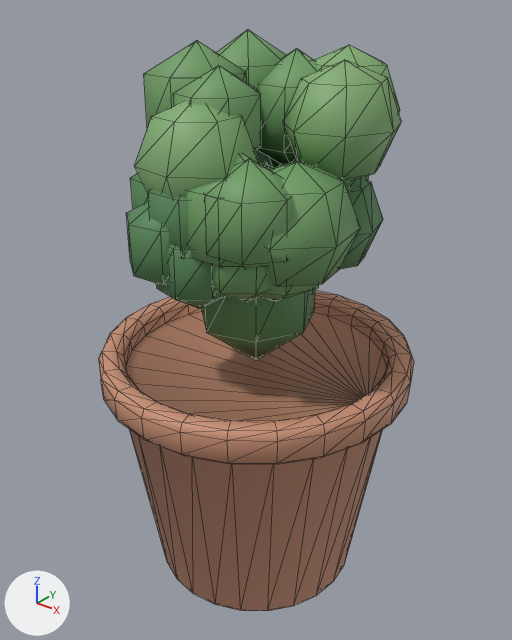
A saved change to the Blender file projects/rubber-duck-pool/assets/02_models/props/potshrub/potshrub.blend.
Both versions are drawn from a 50 mm lens placed at (0.416, -0.521, 0.63), pointed at (-0.003, 0.004, 0.305). Arrows for +X, +Y and +Z are at lower left; the lights stay in place. The first picture is the older version. Mesh edges are drawn as thin lines.

The scene before the commit, as lines of its bpy script (objects in view):
```python
ob_foliage___deep = bpy.data.objects.new('Foliage | deep', me_foliage___deep_002)
ob_foliage___deep.location = (0.0, 0.0, 0.0)
ob_foliage___fresh = bpy.data.objects.new('Foliage | fresh', me_foliage___fresh_002)
ob_foliage___fresh.location = (0.0, 0.0, 0.0)
ob_foliage___garden = bpy.data.objects.new('Foliage | garden', me_foliage___garden_002)
ob_foliage___garden.location = (0.0, 0.0, 0.0)
ob_pot___terracotta = bpy.data.objects.new('Pot | terracotta', me_pot___terracotta_001)
ob_pot___terracotta.location = (0.0, 0.0, 0.0)
```
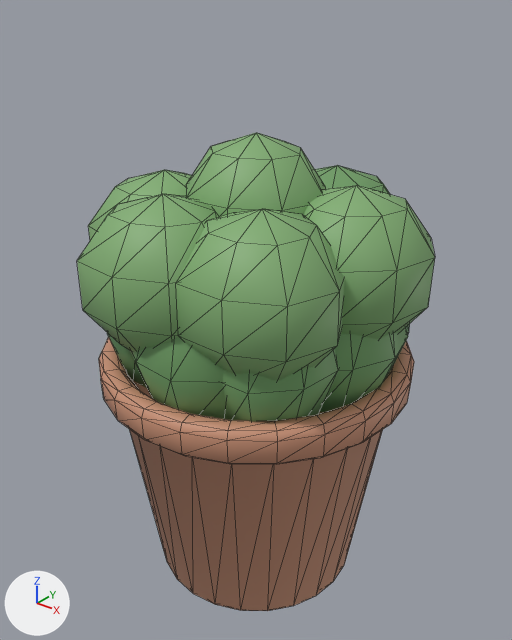
Changed parts and their boxes (x1, y1, x2, y2) in the pictures (512 x 640 px):
'Foliage | garden', deleted (green)
    before: (144, 29, 361, 302)
'Foliage | scalloped leaf cluster.013', added (green)
    after: (176, 209, 345, 381)
'Foliage | fresh', deleted (green)
    before: (135, 45, 402, 198)
'Foliage | deep', deleted (green)
    before: (126, 149, 383, 360)
'Foliage | scalloped leaf cluster.012', added (green)
    after: (77, 194, 219, 352)
'Foliage | scalloped leaf cluster.008', added (green)
    after: (303, 185, 435, 339)
'Foliage | scalloped leaf cluster.014', added (green)
    after: (186, 133, 326, 217)
'Foliage | scalloped leaf cluster.006', added (green)
    after: (130, 337, 226, 419)
'Foliage | scalloped leaf cluster.007', added (green)
    after: (222, 349, 339, 422)
'Foliage | scalloped leaf cluster', added (green)
    after: (320, 327, 408, 412)
'Foliage | scalloped leaf cluster.011', added (green)
    after: (88, 170, 192, 241)
'Foliage | scalloped leaf cluster.009', added (green)
    after: (315, 165, 390, 194)
'Foliage | scalloped leaf cluster.005', added (green)
    after: (107, 333, 147, 388)
'Foliage | scalloped leaf cluster.001', added (mostly hidden)
    after: (406, 324, 410, 333)

Edits to the bpy script that builds the scene:
```text
Remove ob_foliage___deep:
    ob_foliage___deep = bpy.data.objects.new('Foliage | deep', me_foliage___deep_002)
Remove ob_foliage___garden:
    ob_foliage___garden = bpy.data.objects.new('Foliage | garden', me_foliage___garden_002)
Remove ob_foliage___fresh:
    ob_foliage___fresh = bpy.data.objects.new('Foliage | fresh', me_foliage___fresh_002)
Add ob_foliage___scalloped_leaf_cluster_014:
    ob_foliage___scalloped_leaf_cluster_014 = bpy.data.objects.new('Foliage | scalloped leaf cluster.014', me_foliage___scalloped_leaf_cluster_067)  # 38 vertices, 72 faces; spans x -0.069..0.076, y -0.065..0.068, z 0.346..0.5; in mat_leaf___fresh_green (green #81ad73)
    ob_foliage___scalloped_leaf_cluster_014.location = (0.0, 0.0, 0.0)
Add ob_foliage___scalloped_leaf_cluster_013:
    ob_foliage___scalloped_leaf_cluster_013 = bpy.data.objects.new('Foliage | scalloped leaf cluster.013', me_foliage___scalloped_leaf_cluster_066)  # 38 vertices, 72 faces; spans x -0.008..0.145, y -0.145..0.0, z 0.302..0.458; in mat_leaf___fresh_green (green #81ad73)
    ob_foliage___scalloped_leaf_cluster_013.location = (0.0, 0.0, 0.0)
Add ob_foliage___scalloped_leaf_cluster_012:
    ob_foliage___scalloped_leaf_cluster_012 = bpy.data.objects.new('Foliage | scalloped leaf cluster.012', me_foliage___scalloped_leaf_cluster_065)  # 38 vertices, 72 faces; spans x -0.1..0.054, y -0.168..-0.027, z 0.303..0.459; in mat_leaf___fresh_green (green #81ad73)
    ob_foliage___scalloped_leaf_cluster_012.location = (0.0, 0.0, 0.0)
Add ob_foliage___scalloped_leaf_cluster_011:
    ob_foliage___scalloped_leaf_cluster_011 = bpy.data.objects.new('Foliage | scalloped leaf cluster.011', me_foliage___scalloped_leaf_cluster_064)  # 38 vertices, 72 faces; spans x -0.172..-0.017, y -0.101..0.046, z 0.299..0.455; in mat_leaf___fresh_green (green #81ad73)
    ob_foliage___scalloped_leaf_cluster_011.location = (0.0, 0.0, 0.0)
Add ob_foliage___scalloped_leaf_cluster_009:
    ob_foliage___scalloped_leaf_cluster_009 = bpy.data.objects.new('Foliage | scalloped leaf cluster.009', me_foliage___scalloped_leaf_cluster_062)  # 38 vertices, 72 faces; spans x -0.051..0.105, y 0.025..0.167, z 0.299..0.455; in mat_leaf___garden_green (green #6f9e65)
    ob_foliage___scalloped_leaf_cluster_009.location = (0.0, 0.0, 0.0)
Add ob_foliage___scalloped_leaf_cluster_008:
    ob_foliage___scalloped_leaf_cluster_008 = bpy.data.objects.new('Foliage | scalloped leaf cluster.008', me_foliage___scalloped_leaf_cluster_061)  # 38 vertices, 72 faces; spans x 0.019..0.174, y -0.052..0.089, z 0.307..0.463; in mat_leaf___fresh_green (green #81ad73)
    ob_foliage___scalloped_leaf_cluster_008.location = (0.0, 0.0, 0.0)
Add ob_foliage___scalloped_leaf_cluster_007:
    ob_foliage___scalloped_leaf_cluster_007 = bpy.data.objects.new('Foliage | scalloped leaf cluster.007', me_foliage___scalloped_leaf_cluster_060)  # 32 vertices, 60 faces; spans x -0.021..0.131, y -0.129..0.014, z 0.221..0.411; in mat_leaf___garden_green (green #6f9e65)
    ob_foliage___scalloped_leaf_cluster_007.location = (0.0, 0.0, 0.0)
Add ob_foliage___scalloped_leaf_cluster_006:
    ob_foliage___scalloped_leaf_cluster_006 = bpy.data.objects.new('Foliage | scalloped leaf cluster.006', me_foliage___scalloped_leaf_cluster_059)  # 32 vertices, 60 faces; spans x -0.08..0.077, y -0.155..-0.006, z 0.223..0.411; in mat_leaf___garden_green (green #6f9e65)
    ob_foliage___scalloped_leaf_cluster_006.location = (0.0, 0.0, 0.0)
Add ob_foliage___scalloped_leaf_cluster_005:
    ob_foliage___scalloped_leaf_cluster_005 = bpy.data.objects.new('Foliage | scalloped leaf cluster.005', me_foliage___scalloped_leaf_cluster_058)  # 32 vertices, 60 faces; spans x -0.134..0.02, y -0.132..0.016, z 0.219..0.41; in mat_leaf___deep_green (green #578857)
    ob_foliage___scalloped_leaf_cluster_005.location = (0.0, 0.0, 0.0)
Add ob_foliage___scalloped_leaf_cluster_001:
    ob_foliage___scalloped_leaf_cluster_001 = bpy.data.objects.new('Foliage | scalloped leaf cluster.001', me_foliage___scalloped_leaf_cluster_054)  # 32 vertices, 60 faces; spans x -0.012..0.144, y -0.026..0.124, z 0.221..0.408; in mat_leaf___deep_green (green #578857)
    ob_foliage___scalloped_leaf_cluster_001.location = (0.0, 0.0, 0.0)
Add ob_foliage___scalloped_leaf_cluster:
    ob_foliage___scalloped_leaf_cluster = bpy.data.objects.new('Foliage | scalloped leaf cluster', me_foliage___scalloped_leaf_cluster_053)  # 32 vertices, 60 faces; spans x 0.001..0.159, y -0.071..0.075, z 0.221..0.41; in mat_leaf___garden_green (green #6f9e65)
    ob_foliage___scalloped_leaf_cluster.location = (0.0, 0.0, 0.0)
```
